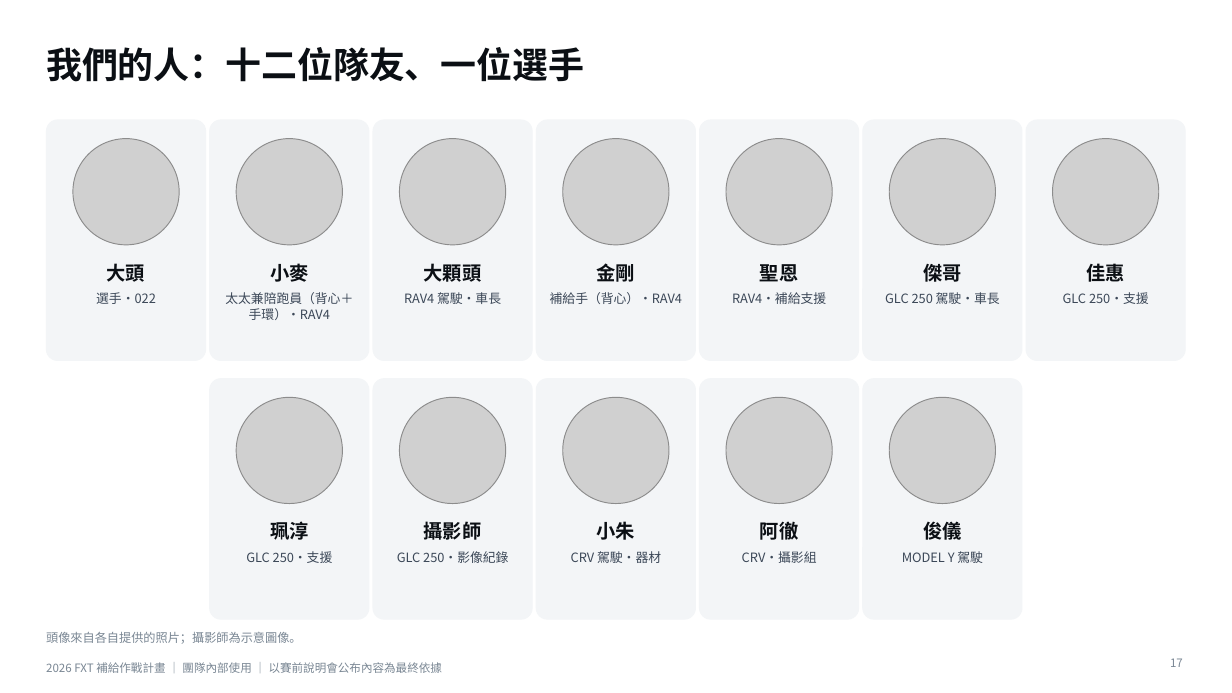
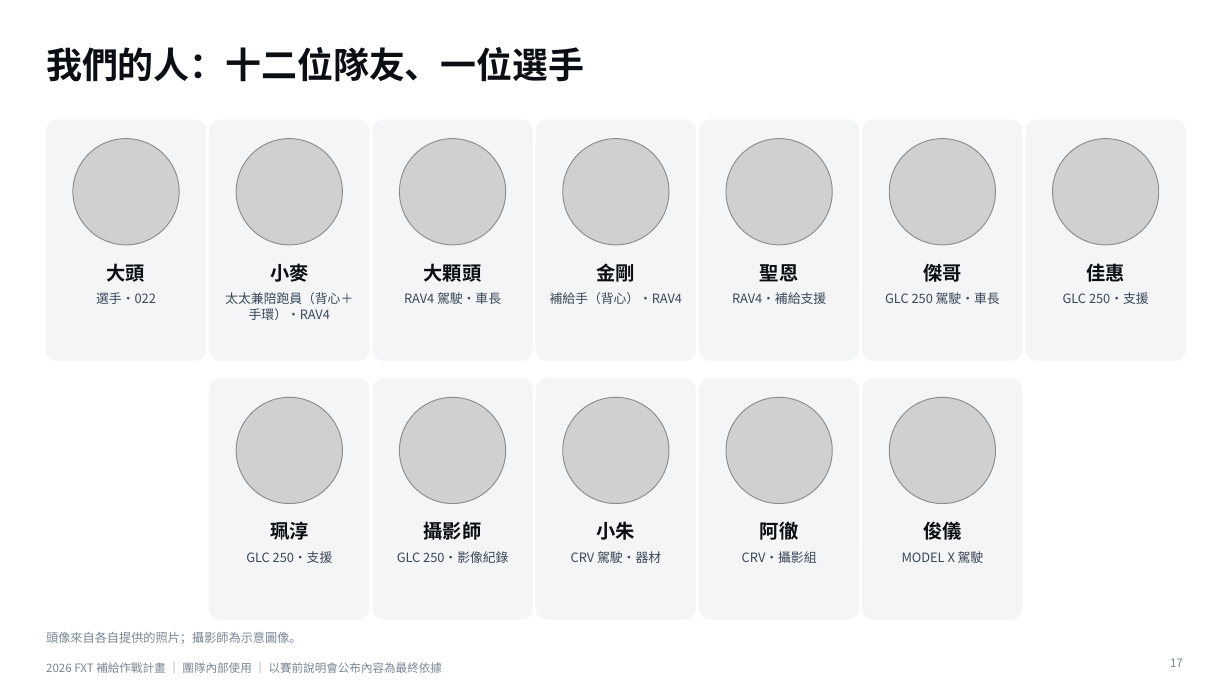
Before and after one commit to powermovebboy-sys/Race-site, a slide deck: slide 17 of deck/2026_FXT_補給作戰計畫.pptx. Drawn at 1232x693 pixels with LibreOffice and Linux fonts; fonts in the diff are those of the drawing; grey boxes stand for pictures. Boxes give left, top, right and bottom in pixels: in the first picture for what was removed or moved away, otherwise in the second. Text is boxed around its words. In the diff, an @@ line names an element or a change of style, - is before the commit and + after.

```diff
--- a/deck/2026_FXT_補給作戰計畫.pptx
+++ b/deck/2026_FXT_補給作戰計畫.pptx
@@ text at [902,551,984,563]: text changed @@
-MODEL Y 駕駛
+MODEL X 駕駛
```
Also in this commit, not shown: 5 other slides changed, 4 other files.
